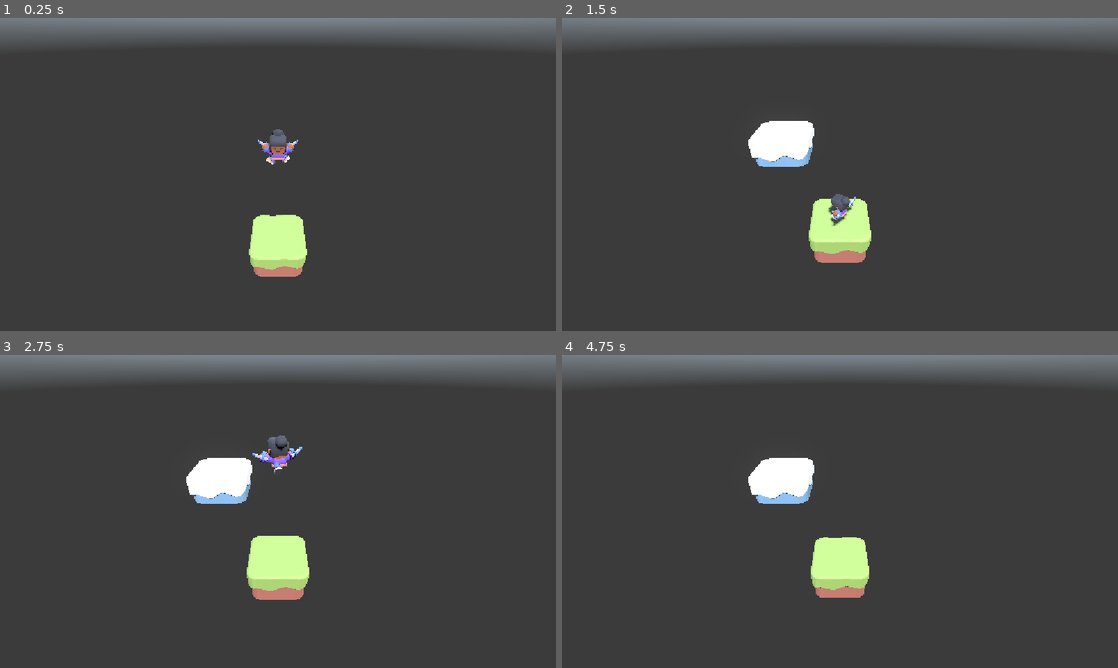
Above: before the commit, frames 1-4 (two rows, left to right).
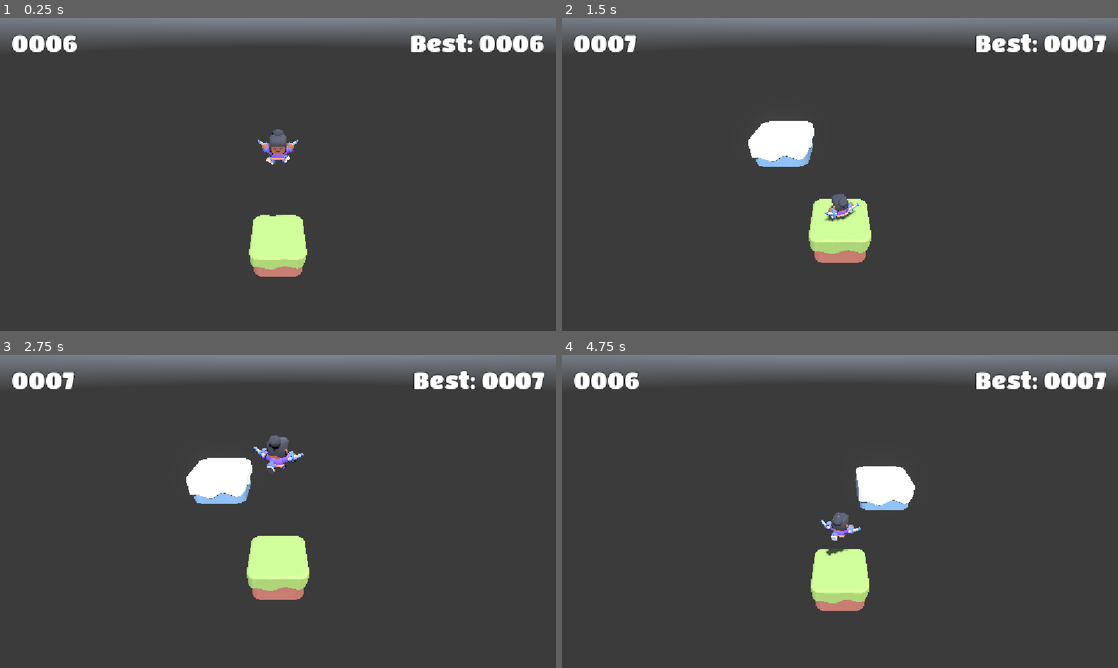
Above: after the commit, the same moments.

Repository: donromero-dr0/Endless_Jumper
Game: Godot game, scene res://scenes/game/game.tscn
Same seed, same stepped clock (60 frames per second), same inputs: the game is played once before the commit and once after it. A sky picture missing from this copy of the repository is replaced by a grey-blue gradient. Sound files missing from this copy of the repository are replaced by a short silence.
Inputs:
- Up to frame 1 (0.25 s): no input
- Up to frame 2 (1.5 s): hold D (right) 0.53-1.28 s; hold A (left) from 1.28 s (still down)
- Up to frame 3 (2.75 s): release A (left) at 2.03 s; hold D (right) from 2.03 s (still down)
- Up to frame 4 (4.75 s): release D (right) at 2.78 s; hold W (forward) 2.78-3.53 s; hold A (left) from 3.53 s (still down); tap R (restart, bound only after the commit) at 4.15 s

The runs differ from the first frame. In frame 1, 1.5% of the frame differs, in the area x 2-98%, y 4-11%; in frame 2, 1.7%; in frame 3, 1.8%; in frame 4, 6.0%, in the area x 2-98%, y 4-82%.

Commit message:
Added save and load high scores system

Diff:
--- /dev/null
+++ b/globals/score_manager.gd
@@ -0,0 +1,40 @@
+extends Node
+
+signal high_score_updated(new_high_score: int)
+
+const SAVE_PATH: String = "user://sky.cfg"
+const SECTION: String = "game"
+const VALUE_KEY: String = "high_score"
+
+var high_score: int = 0
+
+
+func _enter_tree() -> void:
+	load_score()
+
+
+func _ready() -> void:
+	SignalHub.new_height.connect(_on_new_height)
+	SignalHub.game_over.connect(_on_game_over)
+
+
+func _on_game_over() -> void:
+	save_score()
+
+
+func _on_new_height(height: int) -> void:
+	if height > high_score:
+		high_score = height
+		high_score_updated.emit(high_score)
+
+
+func save_score() -> void:
+	var config: ConfigFile = ConfigFile.new()
+	config.set_value(SECTION, VALUE_KEY, high_score)
+	config.save(SAVE_PATH)
+
+
+func load_score() -> void:
+	var config: ConfigFile = ConfigFile.new()
+	if config.load(SAVE_PATH) == OK:
+		high_score = config.get_value(SECTION, VALUE_KEY, 0)
--- a/globals/signal_hub.gd
+++ b/globals/signal_hub.gd
@@ -2,6 +2,16 @@
 
 
 signal new_platform(platform_pos: Vector3)
+signal game_over
+signal new_height(height: int)
 
 func emit_new_platform(platform_pos: Vector3) -> void:
 	new_platform.emit(platform_pos)
+
+
+func emit_game_over() -> void:
+	game_over.emit()
+
+
+func emit_new_height(height: int) -> void:
+	new_height.emit(height)
--- a/project.godot
+++ b/project.godot
@@ -18,6 +18,7 @@
 [autoload]
 
 SignalHub="*uid://ba1ctqhkqjwy2"
+ScoreManager="*uid://cbk35cqcx7xfw"
 
 [display]
 
@@ -92,6 +93,27 @@
 "script": null
 )]
 }
+restart={
+"deadzone": 0.2,
+"events": [Object(InputEventKey,
+"resource_local_to_scene": false,
+"resource_name": "",
+"device": -1,
+"window_id": 0,
+"alt_pressed": false,
+"shift_pressed": false,
+"ctrl_pressed": false,
+"meta_pressed": false,
+"pressed": false,
+"keycode": 0,
+"physical_keycode": 82,
+"key_label": 0,
+"unicode": 114,
+"location": 0,
+"echo": false,
+"script": null
+)]
+}
 
 [input_devices]
 
--- /dev/null
+++ b/resources/score_label.tres
@@ -0,0 +1,9 @@
+[gd_resource type="LabelSettings" format=3 uid="uid://kaing7c04ktw"]
+
+[ext_resource type="FontFile" uid="uid://lx0eovtet7dj" path="res://assets/font/TitanOne-Regular.ttf" id="1_pe3ur"]
+
+[resource]
+font = ExtResource("1_pe3ur")
+font_size = 48
+outline_size = 5
+outline_color = Color(0, 0, 0, 1)
--- a/scenes/game/game.tscn
+++ b/scenes/game/game.tscn
@@ -5,6 +5,7 @@
 [ext_resource type="PackedScene" uid="uid://cxouyjm7mm48d" path="res://scenes/spawner/spawner.tscn" id="3_kelw5"]
 [ext_resource type="PackedScene" uid="uid://dbkb8ao7sgvi1" path="res://scenes/playercamera/player_camera.tscn" id="4_kelw5"]
 [ext_resource type="AudioStream" uid="uid://02beaxvtmbn4" path="res://assets/audio/Jumping_Theme.mp3" id="5_lfrn8"]
+[ext_resource type="PackedScene" uid="uid://dyntsquxbyef5" path="res://scenes/game_ui/game_ui.tscn" id="6_5i0tg"]
 
 [sub_resource type="PanoramaSkyMaterial" id="PanoramaSkyMaterial_sul5r"]
 panorama = ExtResource("1_sul5r")
@@ -40,3 +41,5 @@
 volume_db = -7.0
 autoplay = true
 parameters/looping = true
+
+[node name="GameUI" parent="." unique_id=1188022679 instance=ExtResource("6_5i0tg")]
--- /dev/null
+++ b/scenes/game_ui/game_ui.gd
@@ -0,0 +1,38 @@
+extends Control
+
+@onready var game_over_rect: ColorRect = $GameOverRect
+@onready var score_label: Label = $MC/ScoreLabel
+@onready var high_score_label: Label = $MC/HighScoreLabel
+
+
+func _enter_tree() -> void:
+	get_tree().paused = false
+
+
+func _ready() -> void:
+	SignalHub.game_over.connect(_on_game_over)
+	SignalHub.new_height.connect(_on_new_height)
+	ScoreManager.high_score_updated.connect(_on_high_score_updated)
+	_update_high_score_display(ScoreManager.high_score)
+
+
+func _unhandled_input(event: InputEvent) -> void:
+	if event.is_action_pressed("restart"):
+		get_tree().reload_current_scene()
+
+
+func _on_new_height(height: int) -> void:
+	score_label.text = "%04d" % height
+
+
+func _on_high_score_updated(new_high: int) -> void:
+	_update_high_score_display(new_high)
+
+
+func _update_high_score_display(val: int) -> void:
+	high_score_label.text = "Best: %04d" % val
+
+
+func _on_game_over() -> void:
+	game_over_rect.show()
+	get_tree().paused = true
--- a/scenes/game_ui/game_ui.tscn
+++ b/scenes/game_ui/game_ui.tscn
@@ -1,25 +1,97 @@
 [gd_scene format=3 uid="uid://dyntsquxbyef5"]
 
-[ext_resource type="FontFile" uid="uid://lx0eovtet7dj" path="res://assets/font/TitanOne-Regular.ttf" id="1_sq0em"]
+[ext_resource type="Script" uid="uid://dlmg0guiyi2u" path="res://scenes/game_ui/game_ui.gd" id="1_najyh"]
+[ext_resource type="LabelSettings" uid="uid://kaing7c04ktw" path="res://resources/score_label.tres" id="1_sq0em"]
+[ext_resource type="FontFile" uid="uid://lx0eovtet7dj" path="res://assets/font/TitanOne-Regular.ttf" id="2_1i64n"]
 
-[sub_resource type="LabelSettings" id="LabelSettings_hpurd"]
-font = ExtResource("1_sq0em")
+[sub_resource type="LabelSettings" id="LabelSettings_sq0em"]
+font = ExtResource("2_1i64n")
+font_size = 96
+outline_size = 20
+outline_color = Color(0, 0, 0, 1)
+
+[sub_resource type="LabelSettings" id="LabelSettings_gmlin"]
+font = ExtResource("2_1i64n")
+font_size = 38
+outline_size = 10
+outline_color = Color(0, 0, 0, 1)
 
 [node name="GameUI" type="Control" unique_id=1188022679]
+process_mode = 3
 layout_mode = 3
 anchors_preset = 15
 anchor_right = 1.0
 anchor_bottom = 1.0
 grow_horizontal = 2
 grow_vertical = 2
+script = ExtResource("1_najyh")
 
 [node name="MC" type="MarginContainer" parent="." unique_id=1965749858]
 layout_mode = 1
 anchors_preset = 10
 anchor_right = 1.0
 grow_horizontal = 2
+theme_override_constants/margin_left = 24
+theme_override_constants/margin_top = 24
+theme_override_constants/margin_right = 24
 
-[node name="Label" type="Label" parent="MC" unique_id=346151964]
+[node name="ScoreLabel" type="Label" parent="MC" unique_id=346151964]
 layout_mode = 2
+size_flags_horizontal = 0
 text = "0000"
-label_settings = SubResource("LabelSettings_hpurd")
+label_settings = ExtResource("1_sq0em")
+
+[node name="HighScoreLabel" type="Label" parent="MC" unique_id=909643122]
+layout_mode = 2
+size_flags_horizontal = 8
+text = "Best: 0000"
+label_settings = ExtResource("1_sq0em")
+horizontal_alignment = 2
+
+[node name="GameOverRect" type="ColorRect" parent="." unique_id=309727533]
+visible = false
+layout_mode = 1
+anchors_preset = 15
+anchor_right = 1.0
+anchor_bottom = 1.0
+grow_horizontal = 2
+grow_vertical = 2
+color = Color(1, 0.17254902, 0.1254902, 0.54901963)
+
+[node name="Label" type="Label" parent="GameOverRect" unique_id=931808544]
+layout_mode = 1
+anchors_preset = 8
+anchor_left = 0.5
+anchor_top = 0.5
+anchor_right = 0.5
+anchor_bottom = 0.5
+offset_left = -140.5
+offset_top = -28.0
+offset_right = 140.5
+offset_bottom = 28.0
+grow_horizontal = 2
+grow_vertical = 2
+text = "Game Over"
+label_settings = SubResource("LabelSettings_sq0em")
+horizontal_alignment = 1
+vertical_alignment = 1
+
+[node name="Restart" type="Label" parent="GameOverRect" unique_id=1566000010]
+layout_mode = 1
+anchors_preset = 8
+anchor_left = 0.5
+anchor_top = 0.5
+anchor_right = 0.5
+anchor_bottom = 0.5
+offset_left = -185.5
+offset_top = -28.0
+offset_right = 185.5
+offset_bottom = 28.0
+grow_horizontal = 2
+grow_vertical = 2
+offset_transform_enabled = true
+offset_transform_position = Vector2(0, 100)
+text = "Press R to restart"
+label_settings = SubResource("LabelSettings_gmlin")
+horizontal_alignment = 1
+vertical_alignment = 1
--- a/scenes/player/player.gd
+++ b/scenes/player/player.gd
@@ -5,9 +5,9 @@
 @export_group("Movement")
 @export var jump_force: float = 30.0
 @export var gravity: float = 60.0
-@export var ROTATION_SPEED: float = 4.0
-@export var MOVE_SPEED: float = 3.5
-@export var FALL_OFF_MARGIN: float = 20.0
+@export var rotation_speed: float = 4.0
+@export var move_speed: float = 3.5
+@export var fall_off_margin: float = 20.0
 
 # --- Shadow Settings ---
 @export_group("Drop Shadow")
@@ -24,13 +24,14 @@
 @onready var animation_player: AnimationPlayer = $"character-female-a2/AnimationPlayer"
 @onready var fallen_off_sound: AudioStreamPlayer = $FallenOffSound
 
-
+# --- State ---
 var _fall_off_y: float = 0.0
 var _fell_off: bool = false
+var _best_height: float = 0.0
 
 
 func _ready() -> void:
-	_fall_off_y = position.y - FALL_OFF_MARGIN
+	_fall_off_y = global_position.y - fall_off_margin
 
 
 func _process(_delta: float) -> void:
@@ -43,13 +44,34 @@
 	handle_rotation(delta)
 	move_and_slide()
 	handle_animation()
+	update_height()
 	handle_fall()
 
 
-func handle_fall() -> void:
-	if not _fell_off and position.y < _fall_off_y:
-		_fell_off = true
-		fallen_off_sound.play()
+# --- Physics / Movement ---
+func handle_gravity(delta: float) -> void:
+	velocity.y -= gravity * delta
+	if is_on_floor():
+		velocity.y = jump_force
+
+
+func handle_rotation(delta: float) -> void:
+	if _fell_off:
+		return
+	if Input.is_action_pressed("left"):
+		rotate_y(rotation_speed * delta)
+	if Input.is_action_pressed("right"):
+		rotate_y(-rotation_speed * delta)
+
+
+func handle_movement() -> void:
+	if _fell_off:
+		velocity.x = 0.0
+		velocity.z = 0.0
+		return
+	var forward: Vector3 = transform.basis.z * Input.get_action_strength("forward")
+	velocity.x = forward.x * move_speed
+	velocity.z = forward.z * move_speed
 
 
 func handle_animation() -> void:
@@ -58,22 +80,19 @@
 	else:
 		animation_player.play("fall")
 
-# --- Physics / Movement ---
-func handle_gravity(delta: float) -> void:
-	velocity.y -= gravity * delta
-	if is_on_floor():
-		velocity.y = jump_force
 
-func handle_rotation(delta: float) -> void:
-	if Input.is_action_pressed("left"):
-		rotate_y(ROTATION_SPEED * delta)
-	if Input.is_action_pressed("right"):
-		rotate_y(-ROTATION_SPEED * delta)
+func update_height() -> void:
+	if global_position.y > _best_height:
+		_best_height = global_position.y
+		_fall_off_y = _best_height - fall_off_margin
+		SignalHub.emit_new_height(int(_best_height))
 
-func handle_movement() -> void:
-	var forward: Vector3 = transform.basis.z * Input.get_action_strength("forward")
-	velocity.x = forward.x * MOVE_SPEED
-	velocity.z = forward.z * MOVE_SPEED
+
+func handle_fall() -> void:
+	if not _fell_off and global_position.y < _fall_off_y:
+		_fell_off = true
+		fallen_off_sound.play()
+
 
 # --- Drop Shadow System ---
 func update_drop_shadow() -> void:
@@ -103,4 +122,4 @@
 
 
 func _on_fallen_off_sound_finished() -> void:
-	print("Game Over")
+	SignalHub.emit_game_over()
--- a/scenes/player/player.tscn
+++ b/scenes/player/player.tscn
@@ -2720,6 +2720,8 @@
 
 [node name="Player" type="CharacterBody3D" unique_id=855462797]
 script = ExtResource("1_oul6g")
+rotation_speed = 5.0
+move_speed = 4.0
 
 [node name="CollisionShape3D" type="CollisionShape3D" parent="." unique_id=504262840]
 transform = Transform3D(1, 0, 0, 0, 1, 0, 0, 0, 1, 0, 0.6865299, 0)
Not shown, added: globals/score_manager.gd.uid
Not shown, added: scenes/game_ui/game_ui.gd.uid
